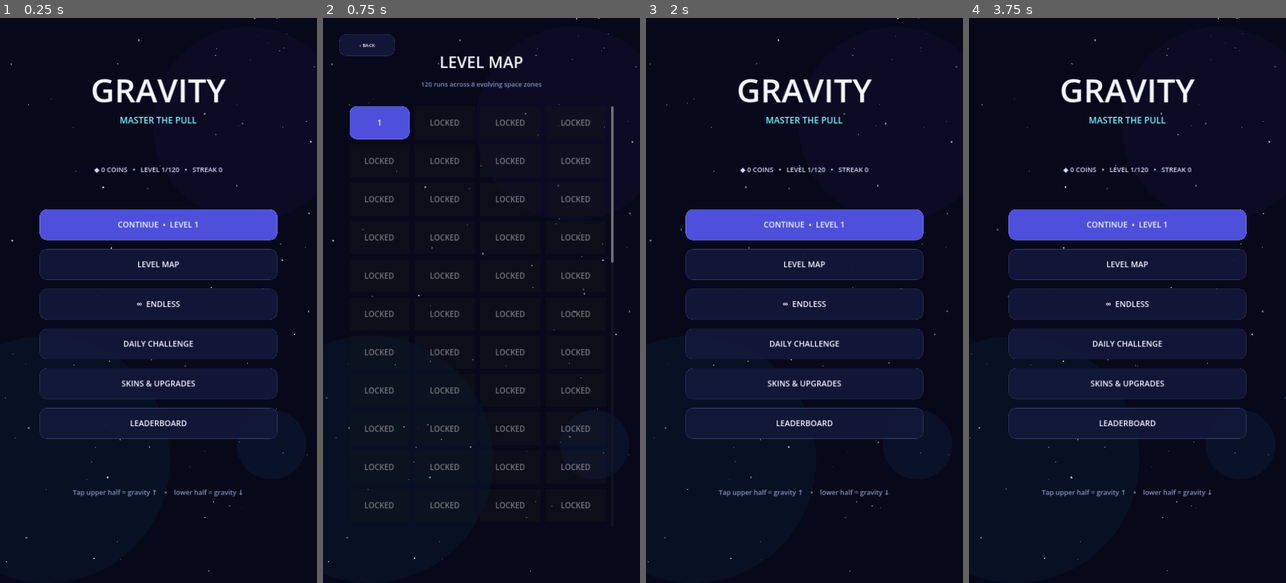
Above: before the commit, frames 1-4 (left to right).
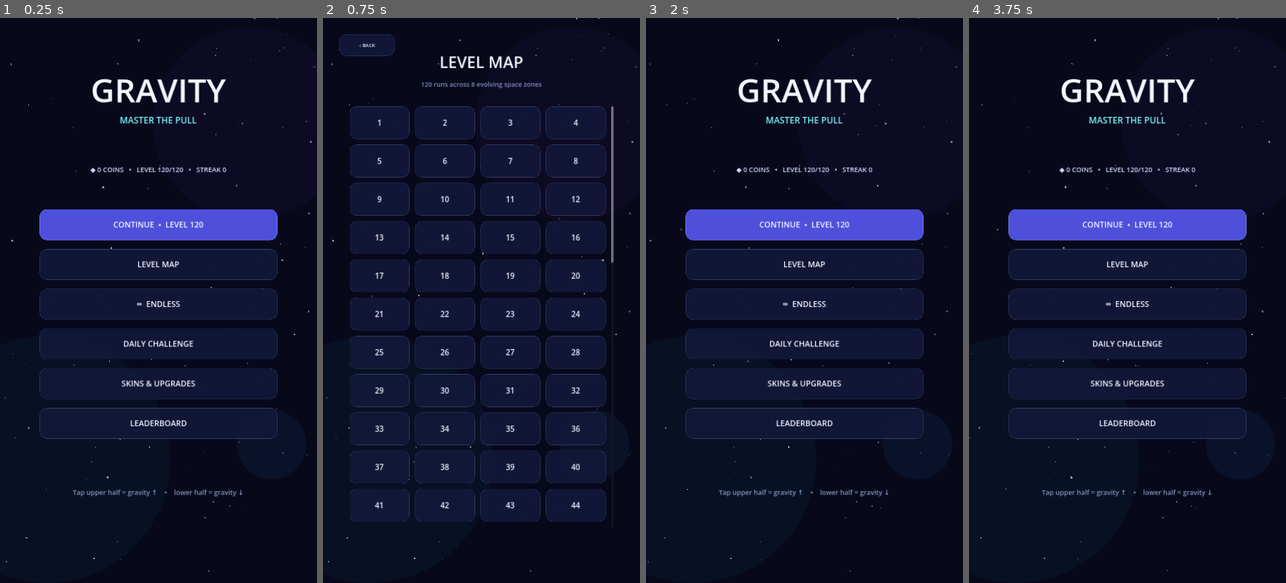
Above: after the commit, the same moments.

Repository: matejjakobovic-source/Galaxio-Game
Game: Godot game, scene res://scenes/main.tscn
Same seed, same stepped clock (60 frames per second), same inputs: the game is played once before the commit and once after it.
Inputs (mouse positions are in pixels of both pictures, inside the frame that each line leads up to):
- Up to frame 1 (0.25 s): no input
- Up to frame 2 (0.75 s): click "LEVEL MAP" at 0.5 s
- Up to frame 3 (2 s): click "‹ BACK" at 1.25 s
- Up to frame 4 (3.75 s): click "∞ ENDLESS" at 2 s; tap Enter at 2.75 s; move the mouse to (1197, 272) at 2.77 s; hold W 2.78-3.5 s; click (1197, 272) at 2.92 s; tap Space at 3.02 s; click "HOME" at 3.5 s

The runs differ from the first frame. In frame 1, 0.4% of the frame differs, in the area x 28-72%, y 26-38%; in frame 2, 31%, in the area x 8-90%, y 15-90%; in frame 3, 0.4%; in frame 4, 0.4%.

Commit message:
Unlock all 120 levels for testing

Diff:
--- a/scripts/save_data.gd
+++ b/scripts/save_data.gd
@@ -2,6 +2,7 @@
 
 const SAVE_PATH := "user://gravity_save.json"
 const MAX_LEVEL := 120
+const TEST_UNLOCK_ALL_LEVELS := true
 
 var data: Dictionary = {}
 
@@ -63,10 +64,12 @@
 	return true
 
 func unlocked_level() -> int:
+	if TEST_UNLOCK_ALL_LEVELS:
+		return MAX_LEVEL
 	return clampi(int(data.get("unlocked_level", 1)), 1, MAX_LEVEL)
 
 func unlock_level(new_level: int) -> void:
-	data["unlocked_level"] = max(unlocked_level(), clampi(new_level, 1, MAX_LEVEL))
+	data["unlocked_level"] = max(int(data.get("unlocked_level", 1)), clampi(new_level, 1, MAX_LEVEL))
 	save()
 
 func selected_skin() -> String:
